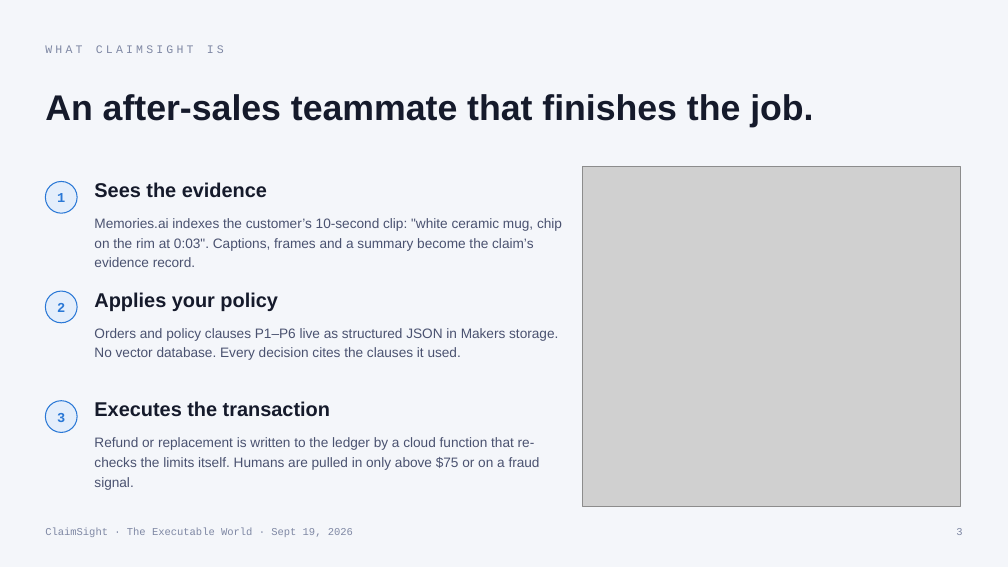
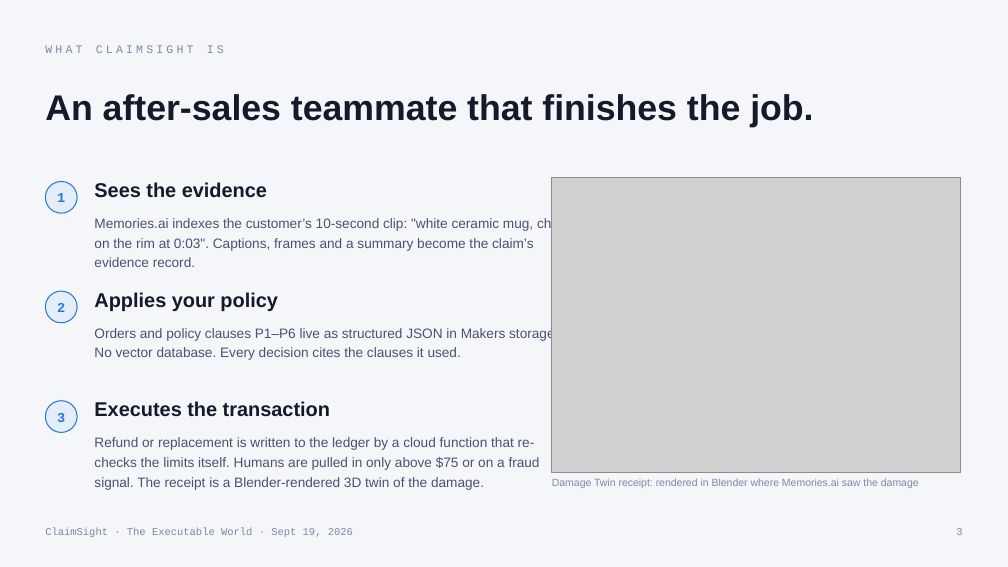
Before and after one commit to vnmoorthy/claimsight, a slide deck: slide 3 of docs/deck/ClaimSight-deck.pptx. Drawn at 1008x567 pixels with LibreOffice and Linux fonts; fonts in the diff are those of the drawing; grey boxes stand for pictures. Boxes give left, top, right and bottom in pixels: in the first picture for what was removed or moved away, otherwise in the second. Text is boxed around its words. In the diff, an @@ line names an element or a change of style, - is before the commit and + after.

```diff
--- a/docs/deck/ClaimSight-deck.pptx
+++ b/docs/deck/ClaimSight-deck.pptx
@@ picture: place and size @@
-picture at [582, 166, 960, 507]
+picture at [552, 178, 960, 473]
@@ text at [94, 437, 540, 490]: text changed @@
-Refund or replacement is written to the ledger by a cloud function that re-checks the limits itself. Humans are pulled in only above $75 or on a fraud signal.
+Refund or replacement is written to the ledger by a cloud function that re-checks the limits itself. Humans are pulled in only above $75 or on a fraud signal. The receipt is a Blender-rendered 3D twin of the damage.
@@ text added at [552, 478, 919, 488], 10 pt, text #7F88A4 @@
+Damage Twin receipt: rendered in Blender where Memories.ai saw the damage
```
Also in this commit, not shown: 2 other slides changed, 7 other files.
